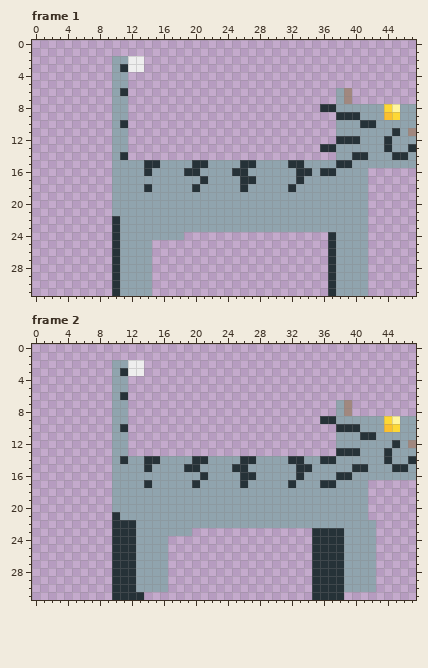
A pixel-art file gets an edit: Assets/Sprites/NewSprites/Anims/CatPH_Walk.aseprite. The picture above was drawn from the file before the commit.
48x32 pixels, 6 frames. Shown: frame 1, frame 2. The commit also changed other frames, which this record leaves out.
The result:
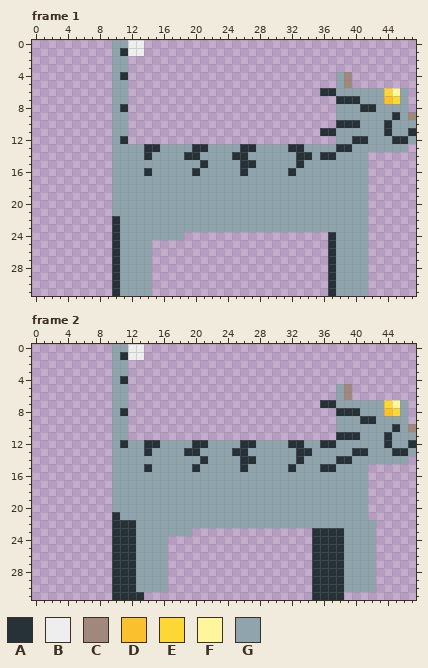
Palette (. is transparent): A #263238  B #eeeeee  C #a1887f  D #fbc02d  E #fdd835  F #fff59d  G #90a4ae
Difference:
Changed rows in their new state; - is an unchanged pixel.
Frame 1:
first column x 10:
 0 GGBB----------------------------------
 1 GABB----------------------------------
 2 --..----------------------------------
 3 -G..----------------------------------
 4 -A--------------------------GC--------
 5 ----------------------------GC--------
 6 -G------------------------AA-GGGGGEFG-
 7 ----------------------------AAAGGGDEG-
 8 -A------------------------..---AA-GG-.
 9 ----------------------------GGG---GA-C
10 -G--------------------------AAAGG-A---
11 --------------------------AA------AG-A
12 -A--------------------------GG-A--GAA-
13 --GGAAGGGGAAGGGGAAGGGGAAGGGGAA----G--.
14 -GGGAGGGGAAGGGGAAGGGGGGAAGAA--GG......
15 ----GG----G-----------G-----GG--......
16 ---------G-----G------AGG-GG----------
17 -----------G----GG-----G--------------
18 ----G-----G-----G-----G---------------
Frame 2:
first column x 10:
 0 GGBB----------------------------------
 1 GABB----------------------------------
 2 --..----------------------------------
 3 -G..----------------------------------
 4 -A------------------------------------
 5 ----------------------------GC--------
 6 -G--------------------------GC--------
 7 --------------------------AA-GGGGGEFG-
 8 -A--------------------------AAAGGGDEG-
 9 --------------------------..---AA-GG-.
10 -G--------------------------GGG---GA-C
11 ----------------------------AAAGG-A---
12 -AGGAAGGGGAAGGGGAAGGGGAAGGAA------AG-A
13 --GGAGGGGAAGGGGAAGGGGGGAAGGGGG-A--GAA-
14 -G--GG----G-----------G---GGAA----G--.
15 ---------G-----G------AGG-AA--GG......
16 -----------G----GG-----G----GG--......
17 ----G-----G-----G-----G---GG----------
